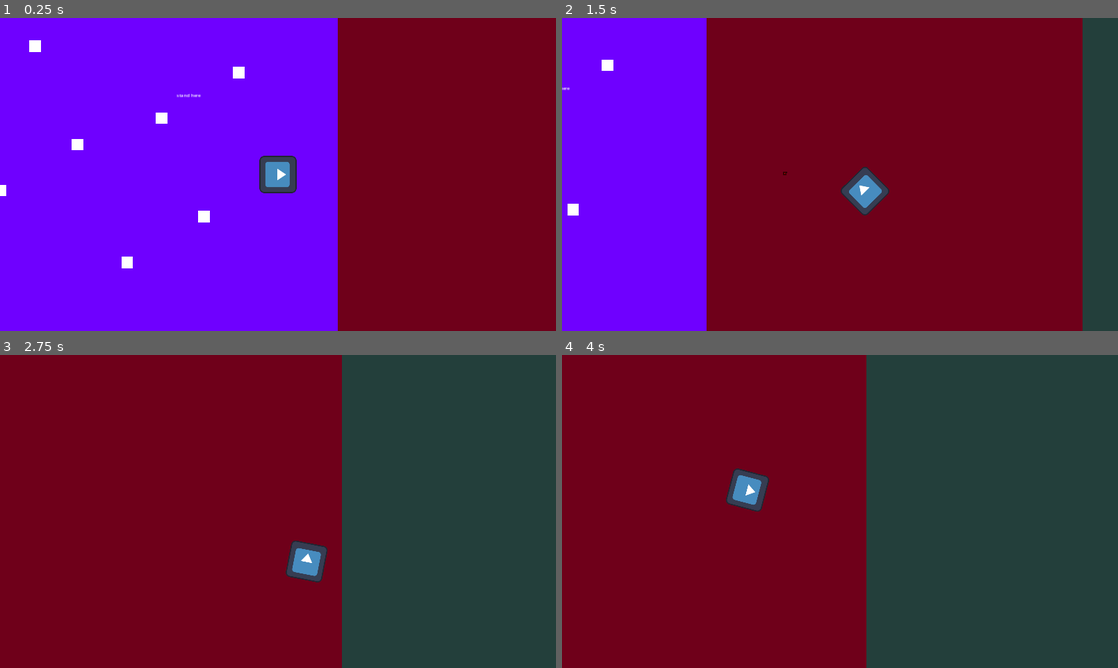
Above: before the commit, frames 1-4 (two rows, left to right).
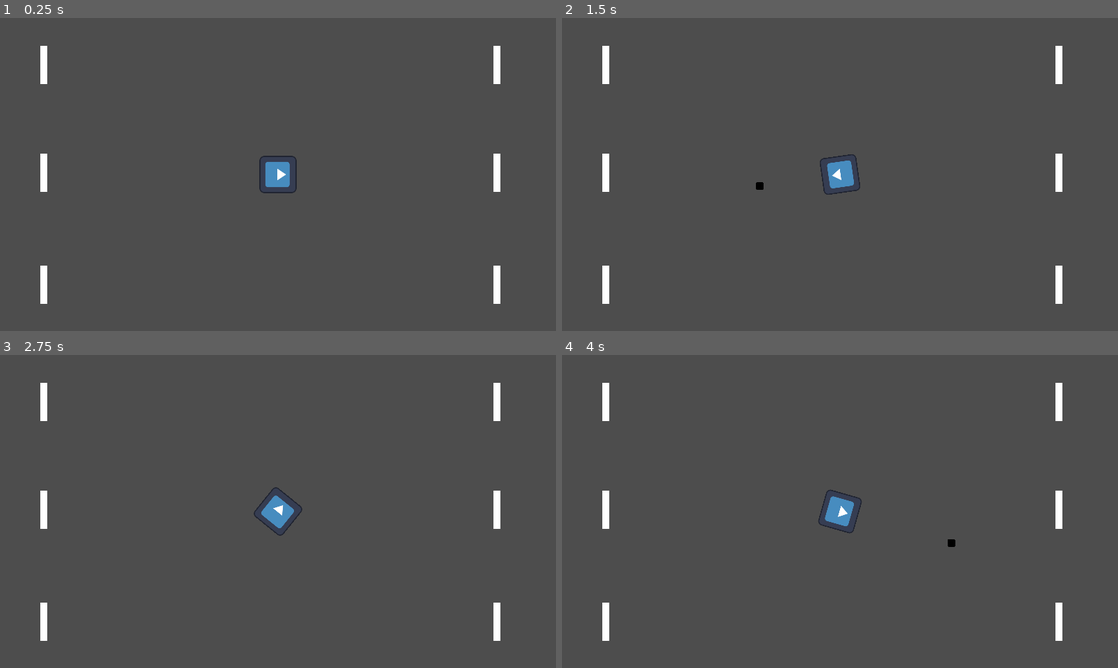
Above: after the commit, the same moments.

Repository: AgainstLightning/scifi_miami
Game: Godot game, scene res://temp/MobScene.tscn
Two runs of this game, one before a commit and one after it. Both use one fixed random seed, a clock stepped at 60 frames per second and the inputs below. Before the commit the project starts from res://scenes/main.tscn. The engine's default icon, where the game draws it, is replaced by a stand-in: a white triangle on a blue panel in a dark square.
Inputs (mouse positions are in pixels of both pictures, inside the frame that each line leads up to):
- Up to frame 1 (0.25 s): no input
- Up to frame 2 (1.5 s): tap Enter at 0.5 s; move the mouse to (962, 158) at 0.52 s; hold F (move_right) 0.53-1.28 s; tap Shift (roll) at 0.6 s; click (962, 158) at 0.8 s; move the mouse to (728, 190) at 1.27 s; hold D (move_down) from 1.28 s (still down); click (728, 190) at 1.35 s
- Up to frame 3 (2.75 s): tap Shift (roll) at 1.55, 2.1 s; move the mouse to (333, 442) at 2.02 s; release D (move_down) at 2.03 s; hold F (move_right) from 2.03 s (still down); click (333, 442) at 2.3 s
- Up to frame 4 (4 s): move the mouse to (812, 574) at 2.77 s; release F (move_right) at 2.78 s; hold E (move_up) 2.78-3.53 s; click (812, 574) at 2.85 s; tap Shift (roll) at 3.05, 3.6 s; move the mouse to (1006, 558) at 3.52 s; hold S (move_left) from 3.53 s (still down); click (1006, 558) at 3.8 s

The runs differ from the first frame. In frame 1, 99% of the frame differs, in the area x 0-100%, y 0-100%; in frame 2, 100%; in frame 3, 100%; in frame 4, 100%.

Commit message:
scene with walls

Diff:
--- a/project/project.godot
+++ b/project/project.godot
@@ -11,7 +11,7 @@
 [application]
 
 config/name="Sci-fi Miami"
-run/main_scene="res://scenes/main.tscn"
+run/main_scene="res://temp/MobScene.tscn"
 config/features=PackedStringArray("4.2", "GL Compatibility")
 config/icon="res://assets/icon.svg"
 
@@ -63,6 +63,8 @@
 
 2d_physics/layer_1="player"
 2d_physics/layer_2="world"
+2d_physics/layer_3="player_projectile"
+2d_physics/layer_4="enemy_projectile"
 
 [rendering]
 
--- a/project/scenes/bullet.tscn
+++ b/project/scenes/bullet.tscn
@@ -6,7 +6,9 @@
 [sub_resource type="RectangleShape2D" id="RectangleShape2D_d7en2"]
 size = Vector2(8, 14)
 
-[node name="Bullet" type="Area2D"]
+[node name="Bullet" type="StaticBody2D"]
+collision_layer = 4
+collision_mask = 2
 script = ExtResource("1_54dgr")
 
 [node name="Sprite2D" type="Sprite2D" parent="."]
@@ -18,7 +20,3 @@
 [node name="CollisionShape2D" type="CollisionShape2D" parent="."]
 position = Vector2(3, 0)
 shape = SubResource("RectangleShape2D_d7en2")
-
-[node name="VisibleOnScreenEnabler2D" type="VisibleOnScreenEnabler2D" parent="."]
-position = Vector2(-0.5, -4.76837e-07)
-scale = Vector2(0.25, 0.6)
--- a/project/scenes/main.tscn
+++ b/project/scenes/main.tscn
@@ -11,46 +11,47 @@
 
 [node name="Node2D" type="Node2D"]
 
-[node name="Control" type="Control" parent="."]
+[node name="background" type="Control" parent="."]
 layout_mode = 3
 anchors_preset = 0
 offset_right = 40.0
 offset_bottom = 40.0
 
-[node name="RichTextLabel" type="RichTextLabel" parent="Control"]
+[node name="RichTextLabel" type="RichTextLabel" parent="background"]
+layout_mode = 0
 offset_right = 184.0
 offset_bottom = 40.0
 bbcode_enabled = true
 text = "testing"
 
-[node name="ColorRect" type="ColorRect" parent="Control"]
+[node name="ColorRect" type="ColorRect" parent="background"]
 layout_mode = 0
 offset_right = 1329.0
 offset_bottom = 2042.0
 color = Color(0.435294, 0, 1, 1)
 
-[node name="ColorRect2" type="ColorRect" parent="Control"]
+[node name="ColorRect2" type="ColorRect" parent="background"]
 layout_mode = 0
 offset_left = 1287.0
 offset_right = 2616.0
 offset_bottom = 2042.0
 color = Color(0.435294, 0, 0.101961, 1)
 
-[node name="ColorRect3" type="ColorRect" parent="Control"]
+[node name="ColorRect3" type="ColorRect" parent="background"]
 layout_mode = 0
 offset_left = 2585.0
 offset_right = 3914.0
 offset_bottom = 2042.0
 color = Color(0.137246, 0.245569, 0.23238, 1)
 
-[node name="ColorRect4" type="ColorRect" parent="Control"]
+[node name="ColorRect4" type="ColorRect" parent="background"]
 layout_mode = 0
 offset_top = 2039.0
 offset_right = 1329.0
 offset_bottom = 4081.0
 color = Color(0.675842, 0.182262, 0.40589, 1)
 
-[node name="ColorRect5" type="ColorRect" parent="Control"]
+[node name="ColorRect5" type="ColorRect" parent="background"]
 layout_mode = 0
 offset_left = 1287.0
 offset_top = 2039.0
@@ -58,7 +59,7 @@
 offset_bottom = 4081.0
 color = Color(0.0855642, 0.228358, 0.372442, 1)
 
-[node name="ColorRect6" type="ColorRect" parent="Control"]
+[node name="ColorRect6" type="ColorRect" parent="background"]
 layout_mode = 0
 offset_left = 2585.0
 offset_top = 2039.0
@@ -80,6 +81,7 @@
 [node name="Wall" type="StaticBody2D" parent="."]
 position = Vector2(222, 212)
 collision_layer = 2
+collision_mask = 5
 
 [node name="ColorRect" type="ColorRect" parent="Wall"]
 offset_right = 40.0
@@ -93,6 +95,7 @@
 [node name="Wall2" type="StaticBody2D" parent="."]
 position = Vector2(488, 54)
 collision_layer = 2
+collision_mask = 5
 
 [node name="ColorRect" type="ColorRect" parent="Wall2"]
 offset_right = 40.0
@@ -106,6 +109,7 @@
 [node name="Wall3" type="StaticBody2D" parent="."]
 position = Vector2(659, 461)
 collision_layer = 2
+collision_mask = 5
 
 [node name="ColorRect" type="ColorRect" parent="Wall3"]
 offset_right = 40.0
@@ -119,6 +123,7 @@
 [node name="Wall4" type="StaticBody2D" parent="."]
 position = Vector2(925, 303)
 collision_layer = 2
+collision_mask = 5
 
 [node name="ColorRect" type="ColorRect" parent="Wall4"]
 offset_right = 40.0
@@ -132,6 +137,7 @@
 [node name="Wall5" type="StaticBody2D" parent="."]
 position = Vector2(103, 710)
 collision_layer = 2
+collision_mask = 5
 
 [node name="ColorRect" type="ColorRect" parent="Wall5"]
 offset_right = 40.0
@@ -145,6 +151,7 @@
 [node name="Wall6" type="StaticBody2D" parent="."]
 position = Vector2(369, 552)
 collision_layer = 2
+collision_mask = 5
 
 [node name="ColorRect" type="ColorRect" parent="Wall6"]
 offset_right = 40.0
@@ -158,6 +165,7 @@
 [node name="Wall7" type="StaticBody2D" parent="."]
 position = Vector2(540, 959)
 collision_layer = 2
+collision_mask = 5
 
 [node name="ColorRect" type="ColorRect" parent="Wall7"]
 offset_right = 40.0
@@ -171,6 +179,7 @@
 [node name="Wall8" type="StaticBody2D" parent="."]
 position = Vector2(806, 801)
 collision_layer = 2
+collision_mask = 5
 
 [node name="ColorRect" type="ColorRect" parent="Wall8"]
 offset_right = 40.0
--- a/project/scripts/Bullet.gd
+++ b/project/scripts/Bullet.gd
@@ -1,17 +1,28 @@
-extends Node2D
+#CharacterBody and RigidBody would also work, but you probably don't need their extra functionality
+extends StaticBody2D
+class_name Bullet
 
-@export var SPEED = 2500
-var direction = Vector2.ZERO
+var speed = 2500
 
-func _ready():
-	set_as_top_level(true)
+#You can use this signal to alert other nodes that the bullet hit something
+signal hit_something
 
-func _process(delta):
-	position += direction * SPEED * delta  # Move in the set direction
+#Variable for keeping track of it's velocity
+var velocity:Vector2
 
-func set_direction(dir: Vector2):
-	direction = dir.normalized()
-	rotation = dir.angle_to(Vector2.RIGHT)  # This aligns the bullet's forward direction with the trajectory
+#Set the velocity of the bullet
+#Call this right after creating the bullet to make it start moving
+func set_direction(direction:Vector2):
+	velocity = direction * speed
 
-func _on_visible_on_screen_enabler_2d_screen_exited():
-	queue_free()
+#This is automatically called every physics update.
+func _physics_process(delta):
+	#Move the bullet using it's previously defined velocity
+	#And save any collisions that may happen.
+	var collision = move_and_collide(velocity)
+
+	#If it hit something, emit the signal from earlier
+	if collision != null:
+		hit_something.emit()
+		#Then delete the bullet
+		queue_free()
--- a/project/scripts/Gun.gd
+++ b/project/scripts/Gun.gd
@@ -2,9 +2,8 @@
 var bullet = preload("res://scenes/bullet.tscn")
 
 func shoot():
-	print("shoot")
 	var bullet_instance = bullet.instantiate()
 	var direction_to_mouse = (get_global_mouse_position() - global_position).normalized()
 	bullet_instance.global_position = global_position
+	add_child(bullet_instance)
 	bullet_instance.set_direction(direction_to_mouse)
-	add_child(bullet_instance)
--- a/project/scripts/Player.gd
+++ b/project/scripts/Player.gd
@@ -9,7 +9,6 @@
 var rolling = false
 var roll_timer = 0.0
 var roll_direction = Vector2.ZERO
-
 
 @onready var axis = Vector2.ZERO
 
--- /dev/null
+++ b/project/temp/Bullet.gd
@@ -0,0 +1,13 @@
+extends StaticBody2D
+
+var velocity: Vector2
+
+func launch(direction, speed):
+	velocity = direction * speed
+
+func _physics_process(delta):
+	var collision = move_and_collide(velocity)
+
+	if collision != null:
+		collision.get_collider().damage()
+		queue_free()
--- /dev/null
+++ b/project/temp/Bullet.tscn
@@ -0,0 +1,20 @@
+[gd_scene load_steps=4 format=3 uid="uid://bwop3frs0u5n8"]
+
+[ext_resource type="Script" path="res://temp/Bullet.gd" id="1_2hw13"]
+[ext_resource type="Texture2D" uid="uid://di3fnib3sqnnp" path="res://assets/icon.svg" id="2_8kl08"]
+
+[sub_resource type="CircleShape2D" id="CircleShape2D_u8g65"]
+
+[node name="Bullet" type="StaticBody2D"]
+collision_layer = 4
+collision_mask = 2
+script = ExtResource("1_2hw13")
+
+[node name="StaticBody2D" type="Sprite2D" parent="."]
+modulate = Color(0, 0, 0, 1)
+scale = Vector2(0.2, 0.2)
+texture = ExtResource("2_8kl08")
+
+[node name="CollisionShape2D" type="CollisionShape2D" parent="."]
+scale = Vector2(1.5, 1.5)
+shape = SubResource("CircleShape2D_u8g65")
--- /dev/null
+++ b/project/temp/MobScene.tscn
@@ -0,0 +1,44 @@
+[gd_scene load_steps=5 format=3 uid="uid://bxgiqldaxrysv"]
+
+[ext_resource type="Script" path="res://temp/Player.gd" id="1_6uf7m"]
+[ext_resource type="PackedScene" uid="uid://b64lfs6mqlmru" path="res://temp/Wall.tscn" id="1_rxkee"]
+[ext_resource type="Texture2D" uid="uid://di3fnib3sqnnp" path="res://assets/icon.svg" id="2_f4xlc"]
+
+[sub_resource type="CircleShape2D" id="CircleShape2D_7bv6p"]
+
+[node name="BasicGun" type="Node2D"]
+
+[node name="Wall" parent="." instance=ExtResource("1_rxkee")]
+position = Vector2(744, -73)
+
+[node name="Wall2" parent="." instance=ExtResource("1_rxkee")]
+position = Vector2(-820, -73)
+
+[node name="Wall3" parent="." instance=ExtResource("1_rxkee")]
+position = Vector2(744, -444)
+
+[node name="Wall4" parent="." instance=ExtResource("1_rxkee")]
+position = Vector2(-820, -444)
+
+[node name="Wall5" parent="." instance=ExtResource("1_rxkee")]
+position = Vector2(744, 314)
+
+[node name="Wall6" parent="." instance=ExtResource("1_rxkee")]
+position = Vector2(-820, 314)
+
+[node name="Player" type="CharacterBody2D" parent="."]
+script = ExtResource("1_6uf7m")
+
+[node name="Sprite2D" type="Sprite2D" parent="Player"]
+rotation = 1.5708
+texture = ExtResource("2_f4xlc")
+
+[node name="Camera2D" type="Camera2D" parent="Player/Sprite2D"]
+
+[node name="CollisionShape2D" type="CollisionShape2D" parent="Player"]
+scale = Vector2(6, 6)
+shape = SubResource("CircleShape2D_7bv6p")
+
+[node name="Gun" type="Marker2D" parent="Player"]
+position = Vector2(62.91, 2.74989e-06)
+rotation = 1.5708
--- /dev/null
+++ b/project/temp/Player.gd
@@ -0,0 +1,12 @@
+extends CharacterBody2D
+var bullet = preload("res://temp/Bullet.tscn")
+
+func _physics_process(delta):
+	look_at(get_global_mouse_position())
+
+	if Input.is_action_just_pressed("shoot"):
+		var bullet_instance = bullet.instantiate()
+		print(bullet_instance)
+		get_tree().root.add_child(bullet_instance)
+		var direction_to_mouse = (get_global_mouse_position() - global_position).normalized()
+		bullet_instance.launch(direction_to_mouse, 40)
--- /dev/null
+++ b/project/temp/Wall.tscn
@@ -0,0 +1,19 @@
+[gd_scene load_steps=3 format=3 uid="uid://b64lfs6mqlmru"]
+
+[ext_resource type="Script" path="res://temp/wall.gd" id="1_h1e86"]
+
+[sub_resource type="RectangleShape2D" id="RectangleShape2D_6fkv4"]
+size = Vector2(24, 133)
+
+[node name="Wall" type="StaticBody2D"]
+collision_layer = 2
+collision_mask = 5
+script = ExtResource("1_h1e86")
+
+[node name="ColorRect" type="ColorRect" parent="."]
+offset_right = 24.0
+offset_bottom = 133.0
+
+[node name="CollisionShape2D" type="CollisionShape2D" parent="."]
+position = Vector2(12, 66.5)
+shape = SubResource("RectangleShape2D_6fkv4")
--- /dev/null
+++ b/project/temp/wall.gd
@@ -0,0 +1,6 @@
+extends StaticBody2D
+
+var health = 5
+
+func damage():
+	health -= 1
Not shown, changed: project/.DS_Store
